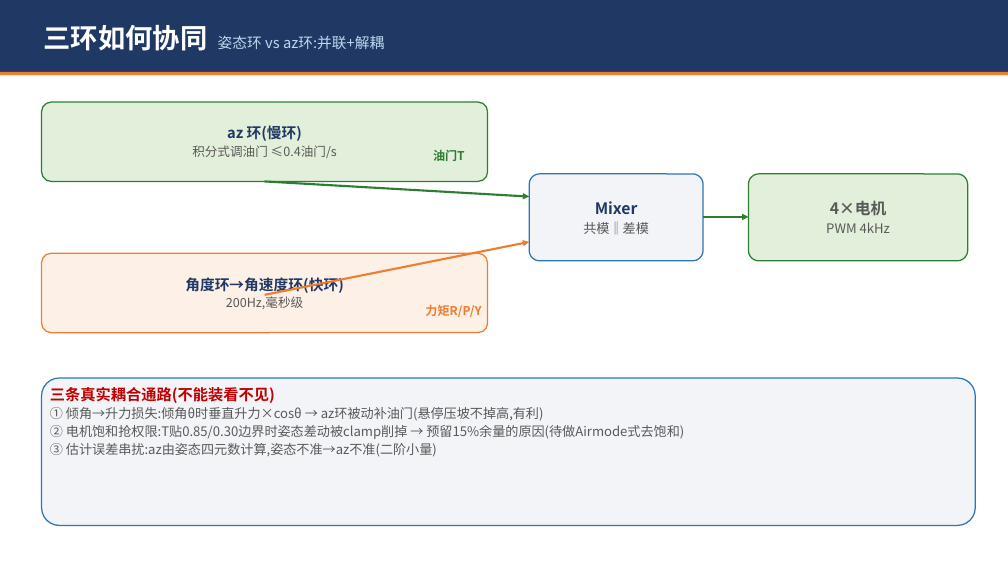
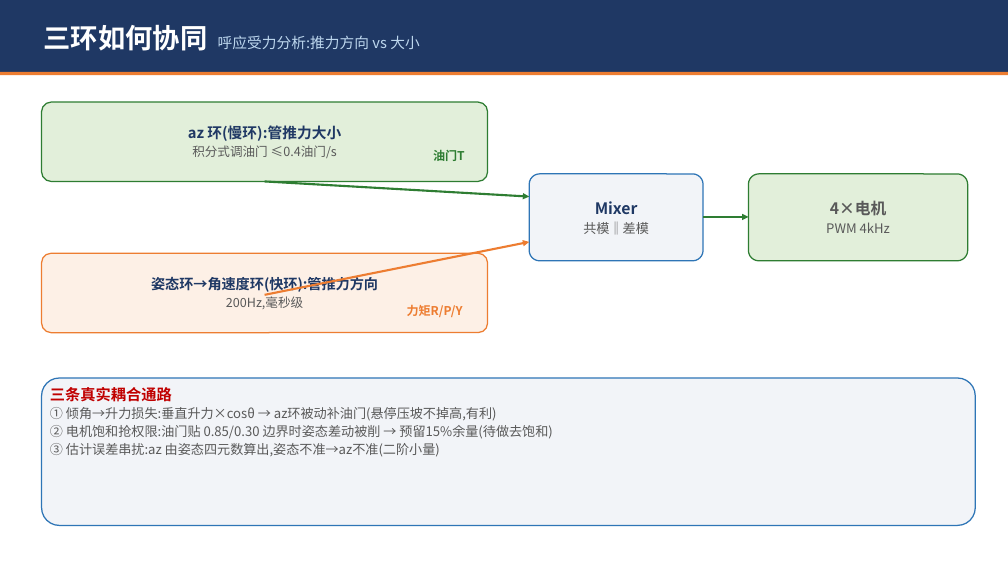
Before and after one commit to xiexiaoan147-cyber/STM32F4_Drone, a slide deck: slide 22 of Docs/四轴飞控原理分享.pptx (slide 18 before the commit). Drawn at 1008x567 pixels with LibreOffice and Linux fonts; fonts in the diff are those of the drawing. Boxes give left, top, right and bottom in pixels: in the first picture for what was removed or moved away, otherwise in the second. Text is boxed around its words. In the diff, an @@ line names an element or a change of style, - is before the commit and + after.

```diff
--- a/Docs/四轴飞控原理分享.pptx
+++ b/Docs/四轴飞控原理分享.pptx
@@ text at box(44, 24, 419, 51): text changed @@
-三环如何协同 姿态环 vs az环:并联+解耦
+三环如何协同 呼应受力分析:推力方向 vs 大小
@@ text in rounded rectangle at box(188, 125, 341, 141): text changed @@
-az 环(慢环)
+az 环(慢环):管推力大小
@@ text in rounded rectangle at box(151, 276, 378, 295): text changed; size 14 to 13.5 pt @@
-角度环→角速度环(快环)
+姿态环→角速度环(快环):管推力方向
@@ text "力矩R/P/Y": place and size @@
-text "力矩R/P/Y" at box(425, 304, 481, 317)
+text "力矩R/P/Y" at box(407, 305, 463, 317)
@@ text in rounded rectangle at box(50, 387, 552, 457): text changed @@
-三条真实耦合通路(不能装看不见)
-① 倾角→升力损失:倾角θ时垂直升力×cosθ → az环被动补油门(悬停压坡不掉高,有利)
-② 电机饱和抢权限:T贴0.85/0.30边界时姿态差动被clamp削掉 → 预留15%余量的原因(待做Airmode式去饱和)
-③ 估计误差串扰:az由姿态四元数计算,姿态不准→az不准(二阶小量)
+三条真实耦合通路
+① 倾角→升力损失:垂直升力×cosθ → az环被动补油门(悬停压坡不掉高,有利)
+② 电机饱和抢权限:油门贴 0.85/0.30 边界时姿态差动被削 → 预留15%余量(待做去饱和)
+③ 估计误差串扰:az 由姿态四元数算出,姿态不准→az不准(二阶小量)
```
Also in this commit, not shown: 18 other slides changed, 4 slides added.
